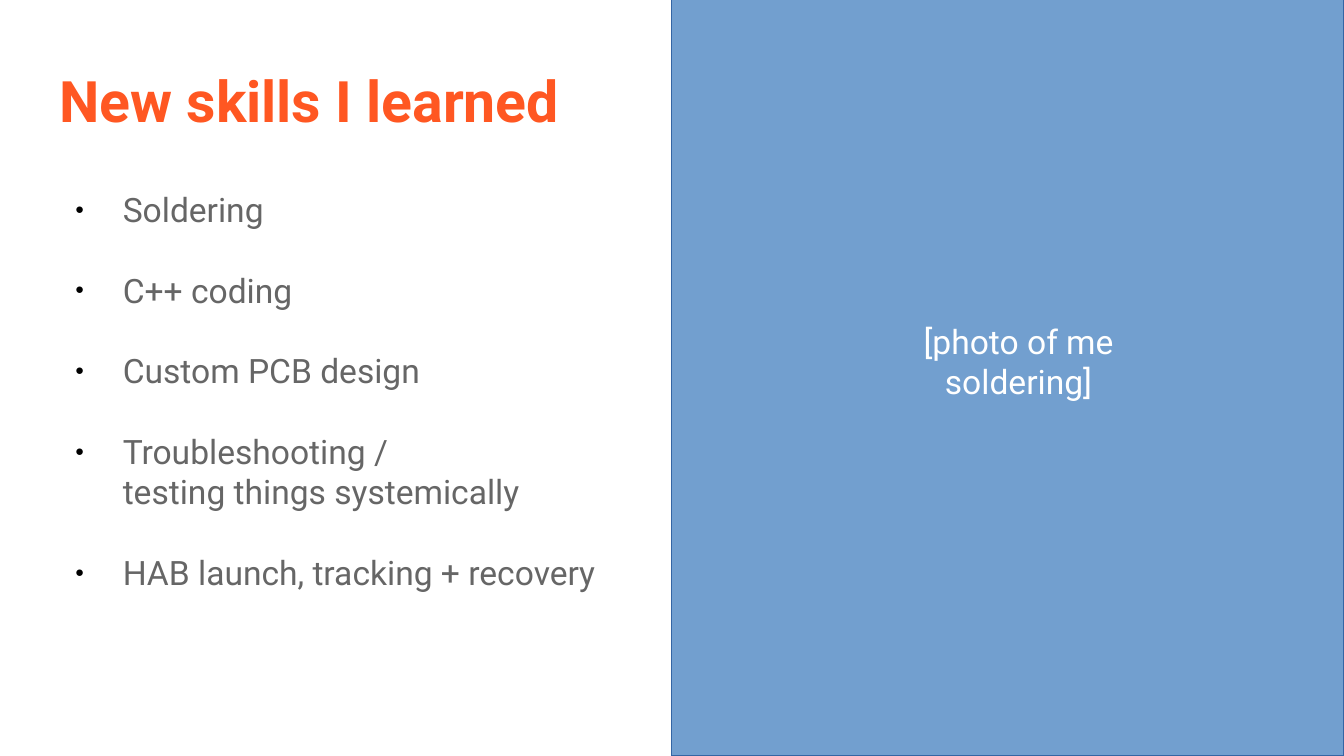
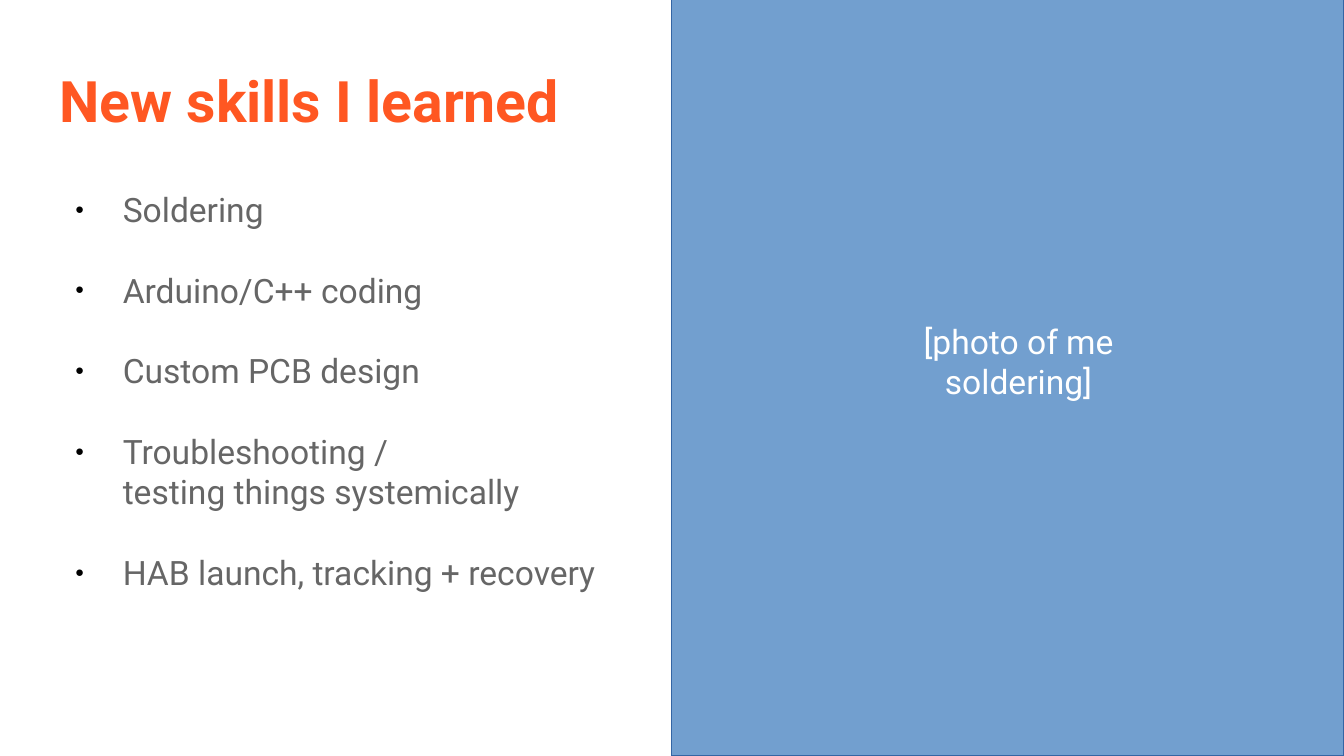
Before and after one commit to stratoscience25/arduino-workshop-logan, a slide deck: slide 9 of Ham xposition presentation/LoganCaramanna_Presentation.odp. Drawn at 1344x756 pixels with LibreOffice and Linux fonts; fonts in the diff are those of the drawing. Boxes give left, top, right and bottom in pixels: in the first picture for what was removed or moved away, otherwise in the second. Text is boxed around its words. In the diff, an @@ line names an element or a change of style, - is before the commit and + after.

```diff
--- a/Ham xposition presentation/LoganCaramanna_Presentation.odp
+++ b/Ham xposition presentation/LoganCaramanna_Presentation.odp
@@ text at bbox=[123, 278, 422, 310]: text changed @@
-● C++ coding
+● Arduino/C++ coding
```
Also in this commit, not shown: 2 other slides changed, 1 other file.
